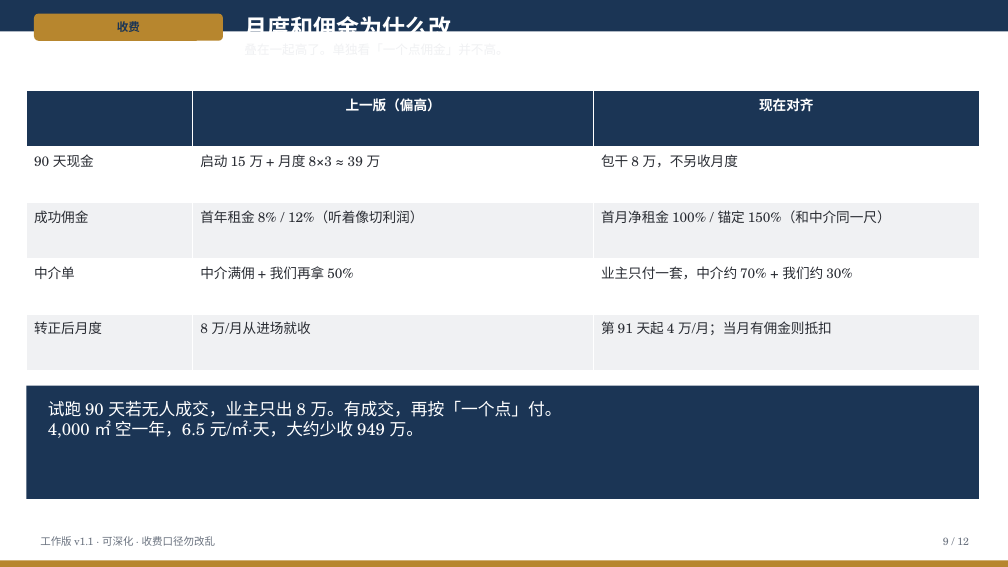
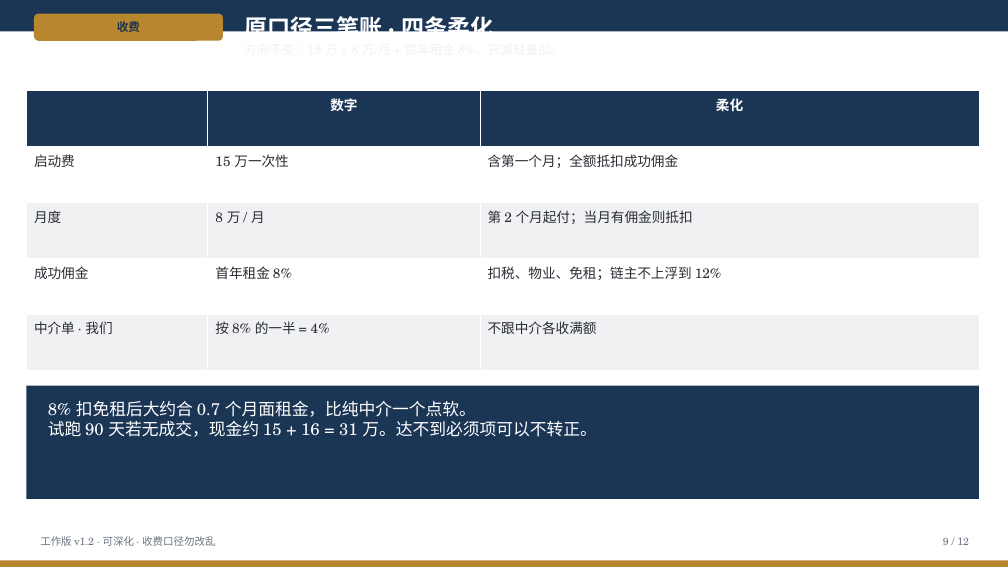
Before and after one commit to hujigang2010-maker/AIDEN, a slide deck: slide 9 of docs/advisory/deck/冠松01楼-招商合作-工作版.pptx. Drawn at 1008x567 pixels with LibreOffice and Linux fonts; fonts in the diff are those of the drawing. Boxes give left, top, right and bottom in pixels: in the first picture for what was removed or moved away, otherwise in the second. Text is boxed around its words. In the diff, an @@ line names an element or a change of style, - is before the commit and + after.

```diff
--- a/docs/advisory/deck/冠松01楼-招商合作-工作版.pptx
+++ b/docs/advisory/deck/冠松01楼-招商合作-工作版.pptx
@@ text at [244, 13, 493, 32]: text changed @@
-月度和佣金为什么改
+原口径三笔账 · 四条柔化
@@ table at [26, 91, 979, 371] @@
-row 1, column 2: 上一版（偏高）
+row 1, column 2: 数字
-row 1, column 3: 现在对齐
+row 1, column 3: 柔化
-row 2: 90 天现金 | 启动 15 万 + 月度 8×3 ≈ 39 万 | 包干 8 万，不另收月度
+row 2: 启动费 | 15 万一次性 | 含第一个月；全额抵扣成功佣金
-row 3: 成功佣金 | 首年租金 8% / 12%（听着像切利润） | 首月净租金 100% / 锚定 150%（和中介同一尺）
+row 3: 月度 | 8 万 / 月 | 第 2 个月起付；当月有佣金则抵扣
-row 4: 中介单 | 中介满佣 + 我们再拿 50% | 业主只付一套，中介约 70% + 我们约 30%
+row 4: 成功佣金 | 首年租金 8% | 扣税、物业、免租；链主不上浮到 12%
-row 5: 转正后月度 | 8 万/月从进场就收 | 第 91 天起 4 万/月；当月有佣金则抵扣
+row 5: 中介单 · 我们 | 按 8% 的一半 = 4% | 不跟中介各收满额
@@ text at [48, 401, 596, 437]: text changed @@
-试跑 90 天若无人成交，业主只出 8 万。有成交，再按「一个点」付。
-4,000 ㎡ 空一年，6.5 元/㎡·天，大约少收 949 万。
+8% 扣免租后大约合 0.7 个月面租金，比纯中介一个点软。
+试跑 90 天若无成交，现金约 15 + 16 = 31 万。达不到必须项可以不转正。
@@ text at [40, 536, 215, 546]: text changed @@
-工作版 v1.1 · 可深化 · 收费口径勿改乱
+工作版 v1.2 · 可深化 · 收费口径勿改乱
```
Also in this commit, not shown: 11 other slides changed, 11 other files.
